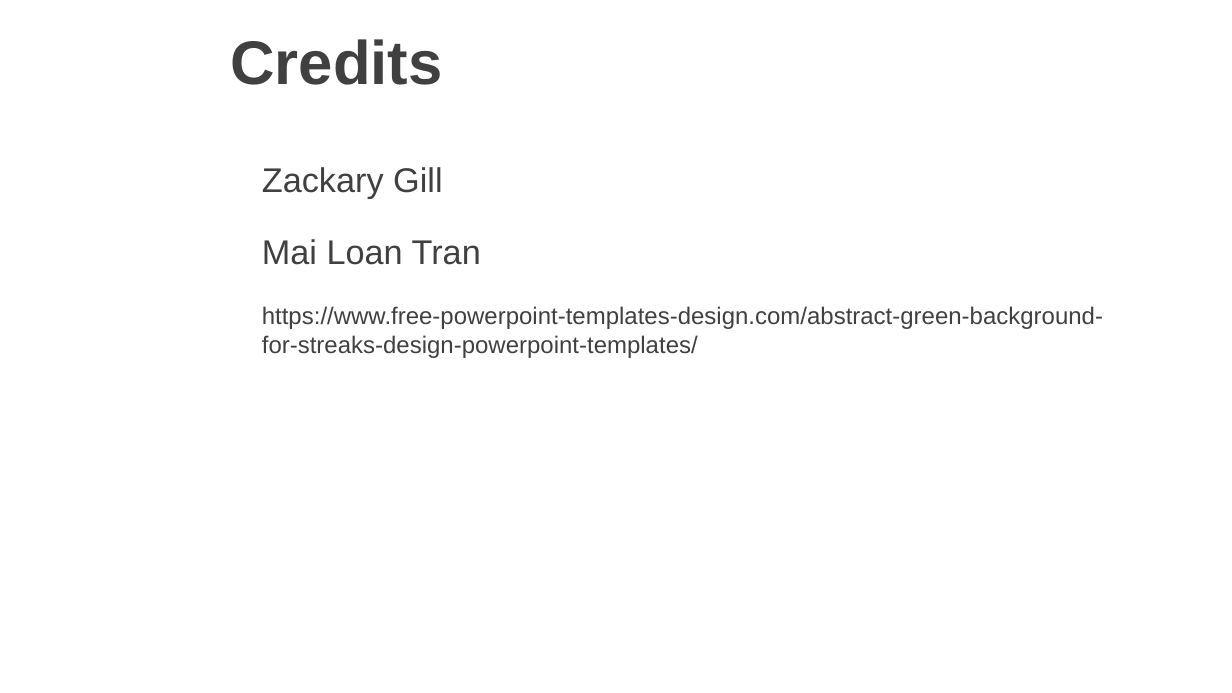
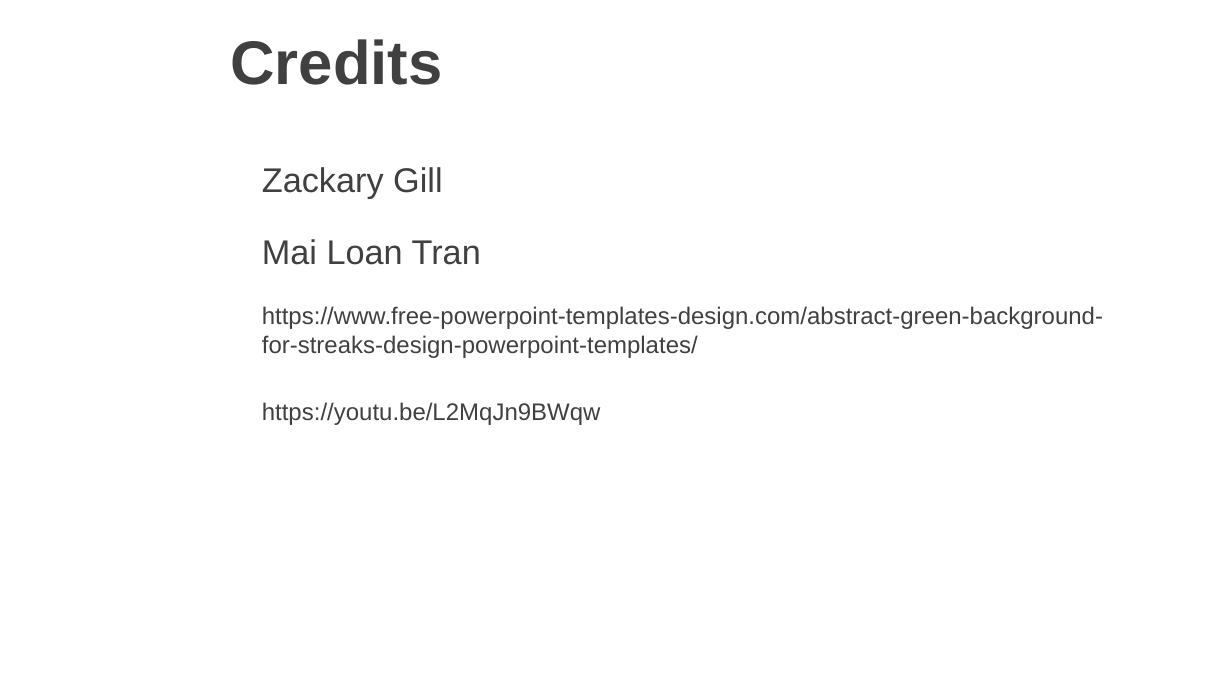
Before and after one commit to SamOnalaja/MSDS6306-404_CS2, a slide deck: slide 8 of pres/6306_CaseStudy2_Pres1.pptx (slide 7 before the commit). Drawn at 1232x693 pixels with LibreOffice and Linux fonts; fonts in the diff are those of the drawing; background and template pictures are left out. Boxes give left, top, right and bottom in pixels: in the first picture for what was removed or moved away, otherwise in the second. Text is boxed around its words. In the diff, an @@ line names an element or a change of style, - is before the commit and + after.

```diff
--- a/pres/6306_CaseStudy2_Pres1.pptx
+++ b/pres/6306_CaseStudy2_Pres1.pptx
@@ text at (x1=262, y1=402, x2=601, y2=425): paragraph added @@
+https://youtu.be/L2MqJn9BWqw
```
Also in this commit, not shown: 5 other slides changed, 2 slides added, 1 slide removed.
